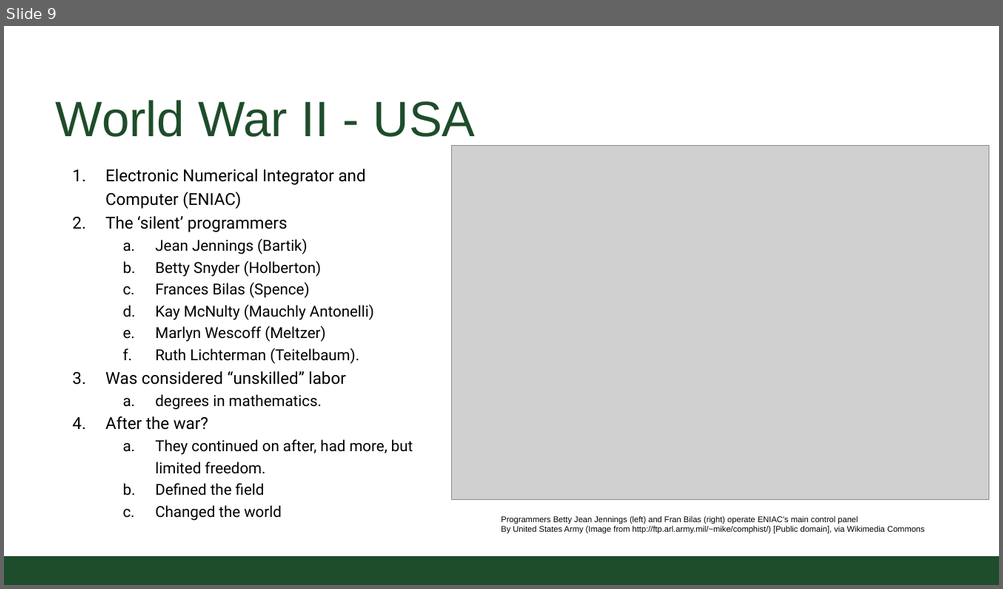
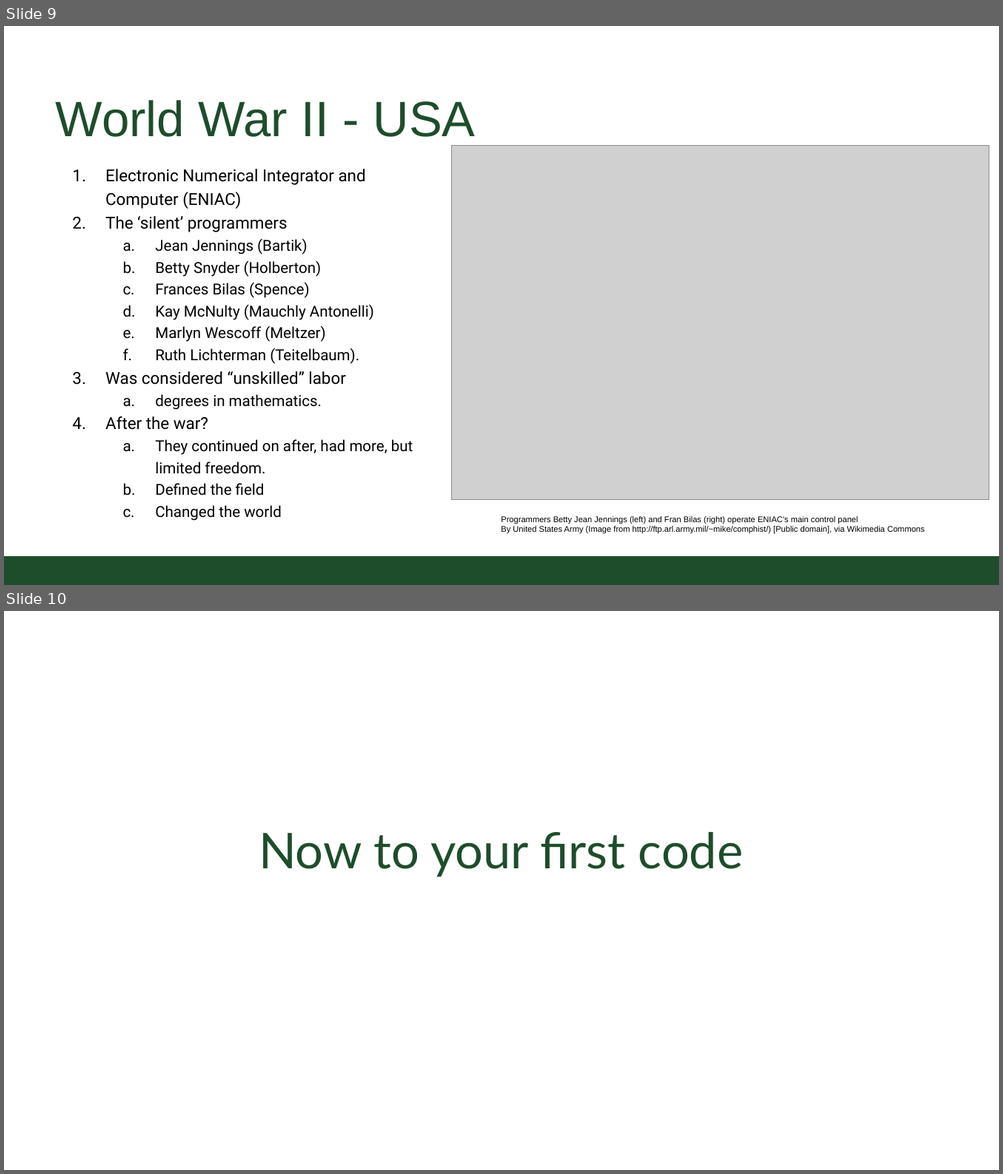
Before and after one commit to CSU-CS150B/handouts, a slide deck: Slides/On-Campus/02_01_turing_expressions_and_functions.pptx. Shown one above the other, each under a label of ours: slide 9 before the commit, slides 9 and 10 after it. The pictures are 1003x589 and 1003x1174 pixels, drawn with LibreOffice and Linux fonts; fonts in the diff are those of the drawing; grey boxes stand for pictures; background and template pictures are left out. Boxes give left, top, right and bottom in pixels: in the first picture for what was removed or moved away, otherwise in the second. Text is boxed around its words. In the diff, an @@ line names an element or a change of style, - is before the commit and + after.

```diff
--- a/Slides/On-Campus/02_01_turing_expressions_and_functions.pptx
+++ b/Slides/On-Campus/02_01_turing_expressions_and_functions.pptx
@@ slide 10 added at [4, 611, 999, 1170], background #FFFFFF @@
@@ title added at [259, 832, 743, 877], 54 pt, text #1E4D2B @@
+Now to your first code
```
Also in this commit, not shown: 5 slides changed, 1 other slide added, 1 slide removed.
